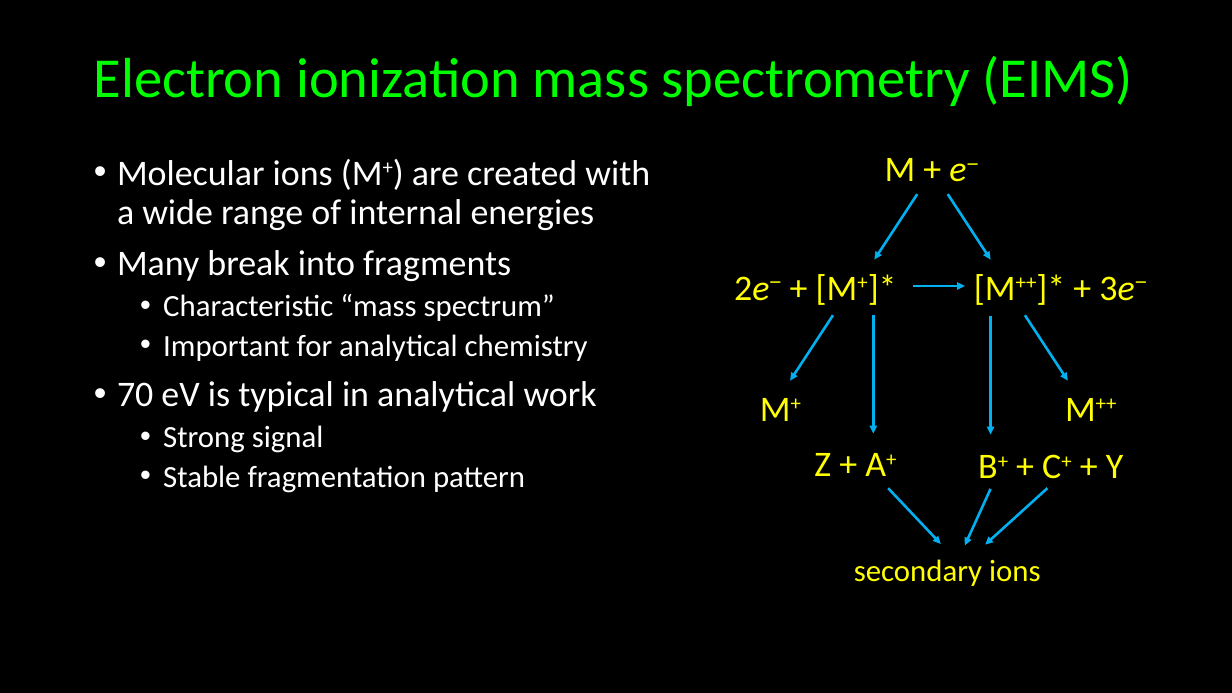
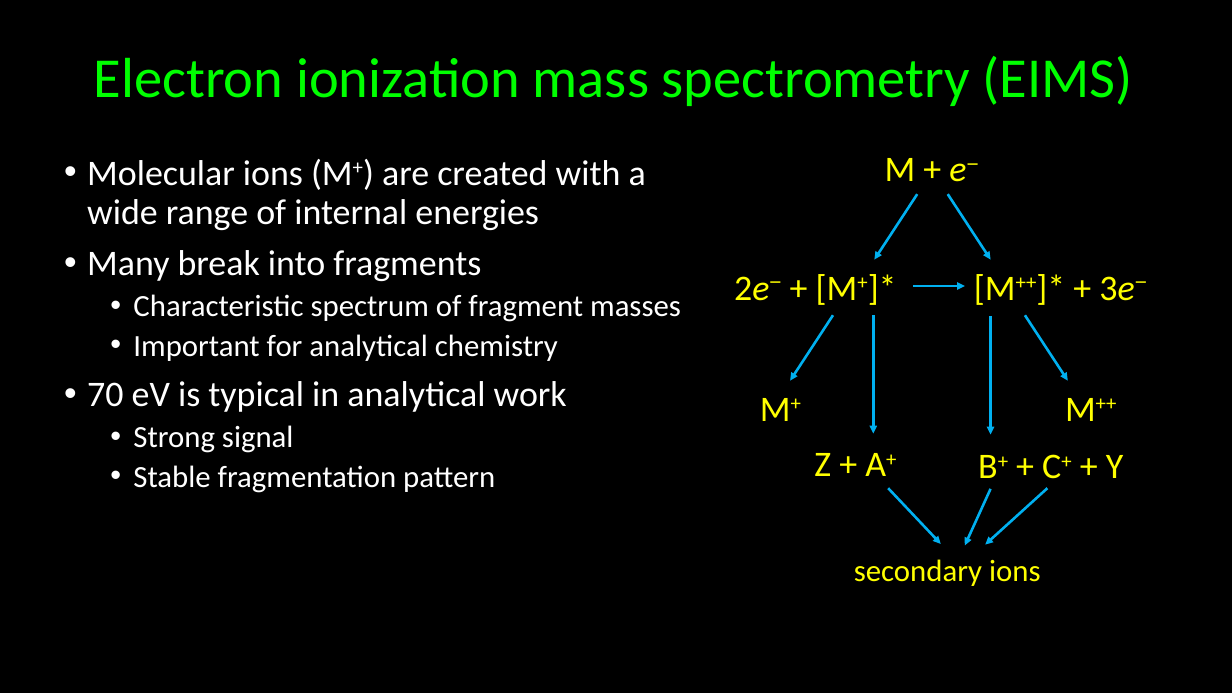
Before and after one commit to kkinist/ACS_Boston_2018, a slide deck: slide 24 of ACS_Boston_2018_Irikura.pptx. Drawn at 1232x693 pixels with LibreOffice and Linux fonts; fonts in the diff are those of the drawing. Boxes give left, top, right and bottom in pixels: in the first picture for what was removed or moved away, otherwise in the second. Text is boxed around its words. In the diff, an @@ line names an element or a change of style, - is before the commit and + after.

```diff
--- a/ACS_Boston_2018_Irikura.pptx
+++ b/ACS_Boston_2018_Irikura.pptx
@@ text "Molecular ions (M+) are created ...": place and size @@
-text "Molecular ions (M+) are created ..." at [117,159,650,493]
+text "Molecular ions (M+) are created ..." at [87,159,681,493]
@@ text at [133,294,681,322]: text changed @@
-  • Characteristic “mass spectrum”
+  • Characteristic spectrum of fragment masses
```
Also in this commit, not shown: 8 other slides changed, 1 slide added, 1 other file.
